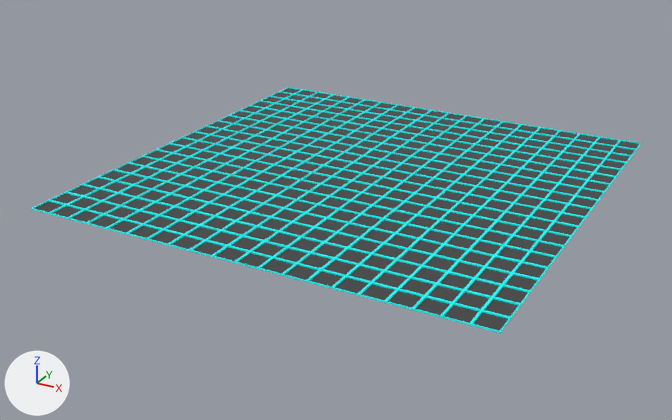
The COLLADA model ArrhythmicBattles/Assets/Models/Map01.dae as it was, and as the next commit left it.
The view is the same before and after, from a 50 mm camera at (17.6, -34.5, 15.2) aimed at (-0.7, -1.1, -1.5). Lighting does not change. The marker at lower left points along +X, +Y and +Z.
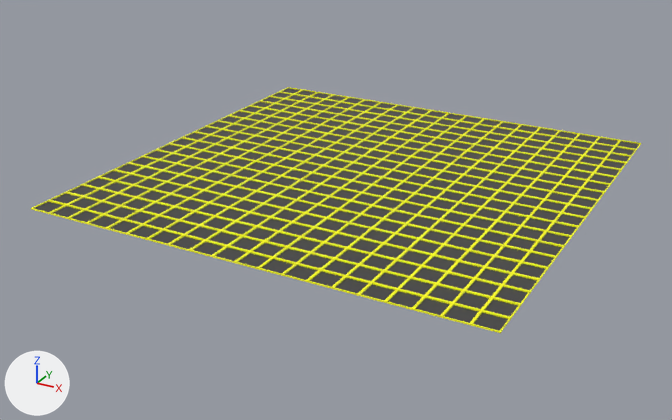
Commit message: Changed floor color to yellow

Location of each change, [x1, y1, x2, y2] in pixels of the pictures (672 x 420 px):
```json
{"object": "Plane", "change": "recoloured", "before": [31, 87, 641, 333], "after": [31, 87, 641, 333], "on screen": "cyan to yellow"}
```

The change, as JSON lines over the scene's bpy script:
```json
{"op": "set", "path": "mat_highlight.base_color", "old": "(0.0, 1.0, 1.0)", "new": "(1.0, 1.0, 0.0)", "note": "cyan #00ffff -> yellow #ffff00"}
```
